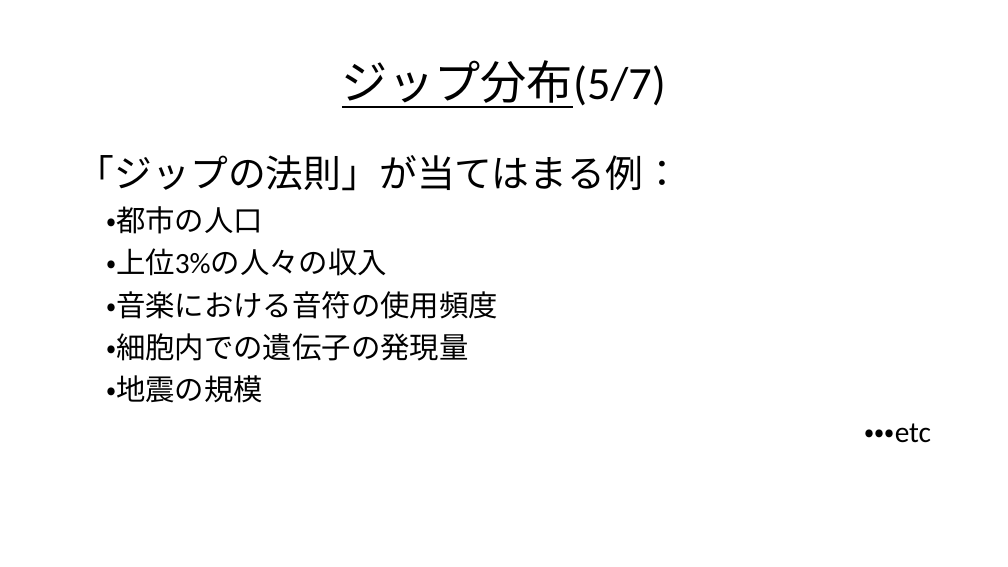
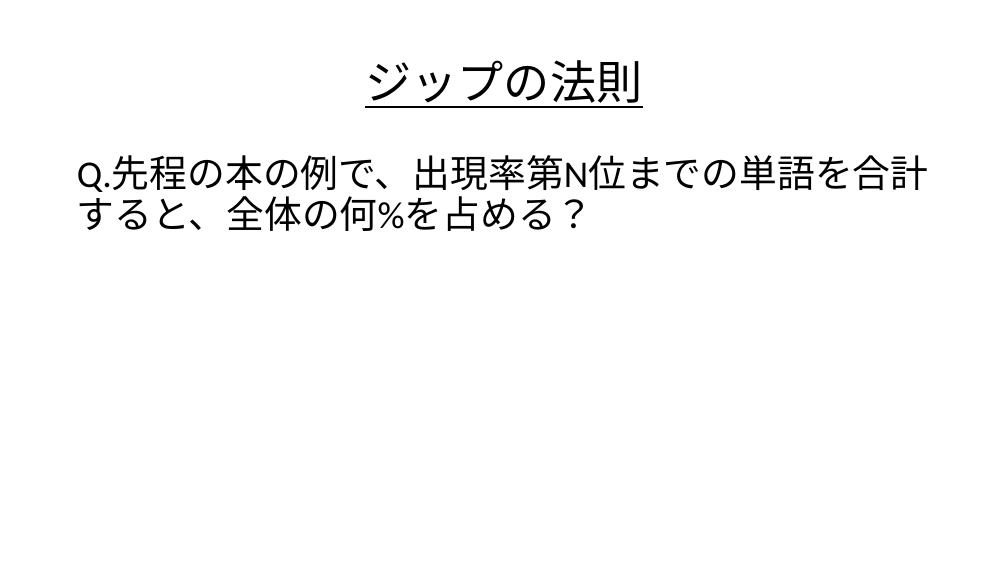
Before and after one commit to Ryo-KATAYAMA/Senior_Project, a slide deck: slide 46 of Chapter4_2.pptx (slide 48 before the commit). Drawn at 1008x567 pixels with LibreOffice and Linux fonts; fonts in the diff are those of the drawing. Boxes give left, top, right and bottom in pixels: in the first picture for what was removed or moved away, otherwise in the second. Text is boxed around its words. In the diff, an @@ line names an element or a change of style, - is before the commit and + after.

```diff
--- a/Chapter4_2.pptx
+++ b/Chapter4_2.pptx
@@ title at bbox=[365, 60, 642, 108]: text changed @@
-ジップ分布(5/7)
+ジップの法則
@@ text at bbox=[77, 155, 929, 231]: text changed; size 28 to 36 pt @@
-「ジップの法則」が当てはまる例：
-・都市の人口
-・上位3%の人々の収入
-・音楽における音符の使用頻度
-・細胞内での遺伝子の発現量
-・地震の規模
-・・・etc
+Q.先程の本の例で、出現率第N位までの単語を合計すると、全体の何%を占める？
```
Also in this commit, not shown: 10 other slides changed, 6 slides added, 1 slide removed, 1 other file.
